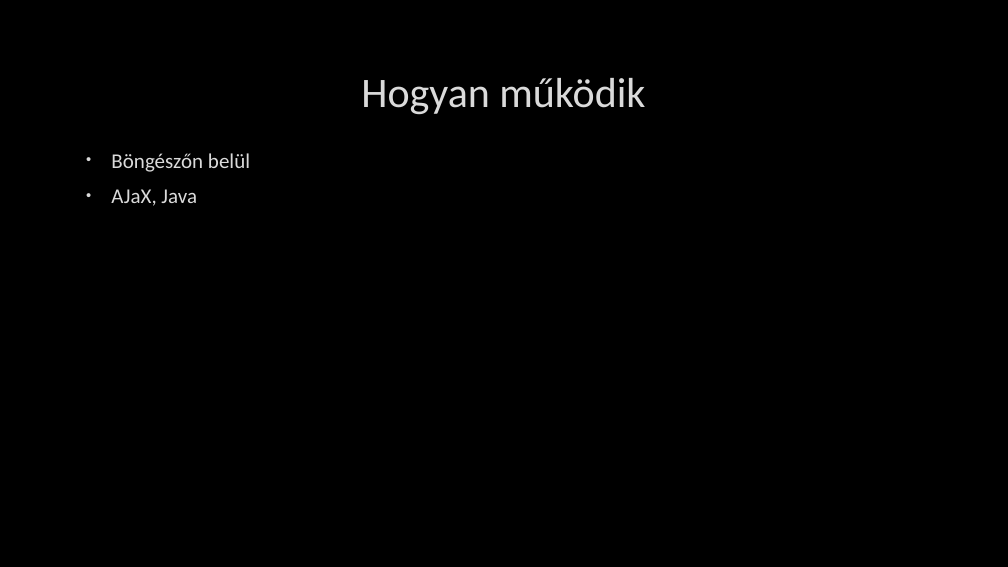
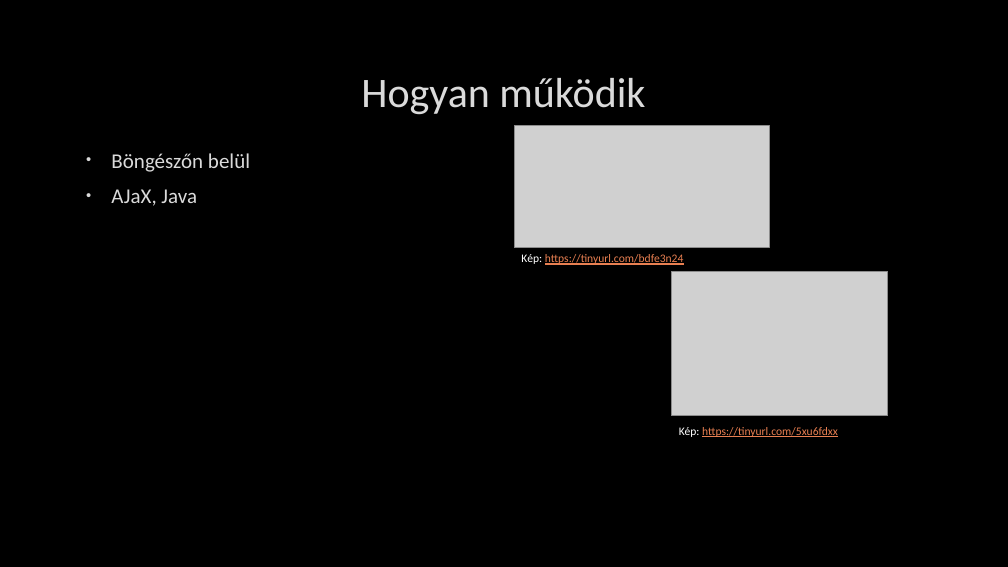
Before and after one commit to UtasiB/IKTesWEB, a slide deck: slide 7 of Web 2.0.pptx. Drawn at 1008x567 pixels with LibreOffice and Linux fonts; fonts in the diff are those of the drawing; grey boxes stand for pictures; background and template pictures are left out. Boxes give left, top, right and bottom in pixels: in the first picture for what was removed or moved away, otherwise in the second. Text is boxed around its words. In the diff, an @@ line names an element or a change of style, - is before the commit and + after.

```diff
--- a/Web 2.0.pptx
+++ b/Web 2.0.pptx
@@ picture added at [514, 126, 770, 247] @@
@@ text added at [521, 254, 684, 265], 11 pt, text #E98052, underline @@
+Kép: https://tinyurl.com/bdfe3n24
@@ picture added at [671, 271, 888, 416] @@
@@ text added at [679, 427, 838, 437], 11 pt, text #E98052, underline @@
+Kép: https://tinyurl.com/5xu6fdxx
```
Also in this commit, not shown: 3 other slides changed, 1 slide added, 1 slide removed.
